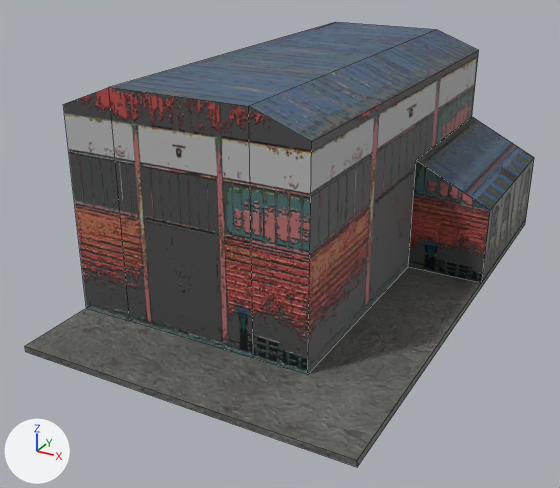
An edit to the Blender file Assets/Mesh/Magazzino.blend, drawn before and after from the same camera.
Rendered twice from a camera (50 mm lens) standing at (8.11, -17.03, 9.13) and looking at (-0.54, -1.31, 1.27). Every picture has the same lights, and +X, +Y and +Z are marked at lower left. The older version comes first. Mesh edges are drawn as thin lines.

Before the edit, the objects in view are built like this:
```python
me_cube_029 = bpy.data.meshes.new('Cube.029')
me_cube_029.from_pydata(...)  # 32 vertices, 20 faces; spans x -4.0..4.0, y -6.73..6.27, z 0.0..5.66
# faces by material slot: [15, 5]
me_cube_029.materials.append(mat_trim_facciate)
me_cube_029.materials.append(mat_trim_ground)
ob_magazzino_col = bpy.data.objects.new('Magazzino_col', me_cube_029)
ob_magazzino_col.location = (0.0, 0.0, 0.0)
```
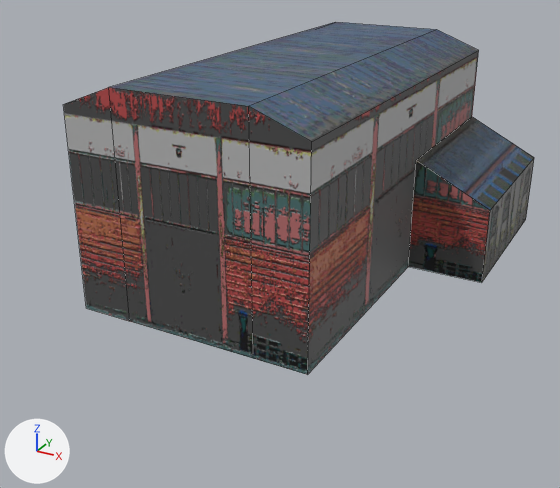
The newer file is also turned or shifted as a whole; pictures and numbers use the older file's frame.

Where the change shows, as pixel boxes (x1, y1, x2, y2) in the pictures (560 x 488 px):
'Magazzino_col', reshaped (7% narrower, 21% shorter): before (25, 22, 534, 467); after (63, 22, 534, 375)
part 1 of me_cube_029, deleted: before (25, 220, 526, 467)

The change, as a list of edits to the scene's bpy script:
```text
Change me_cube_029:
    used by ob_magazzino_col; location = (0.0, 0.0, 0.0)
    remove me_cube_029.from_pydata(...)  # 32 vertices, 20 faces; spans x -4.0..4.0, y -6.73..6.27, z 0.0..5.66
    add me_cube_029.from_pydata(...)  # 24 vertices, 15 faces; spans x -4.0..4.0, y -4.73..6.27, z 0.15..5.66
    me_cube_029 part 1: the loose piece of 8 vertices spanning x -4.0..4.0, y -6.73..6.27, z 0.0..0.15 is deleted
    remove me_cube_029.materials.append(mat_trim_ground)
```
